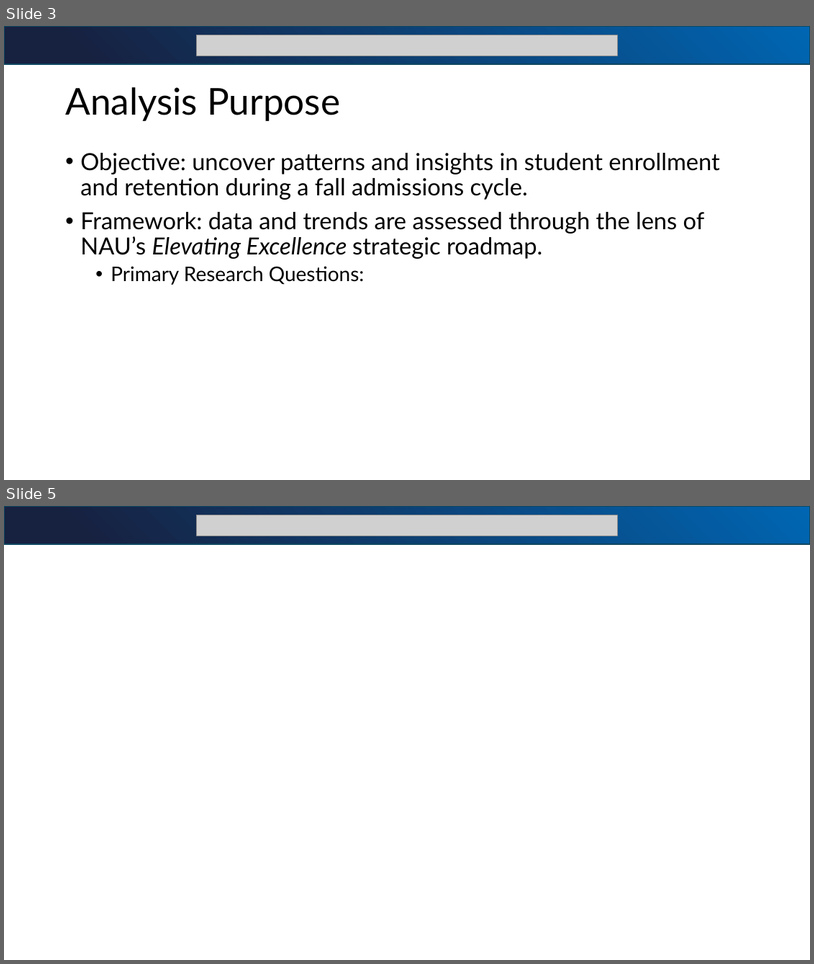
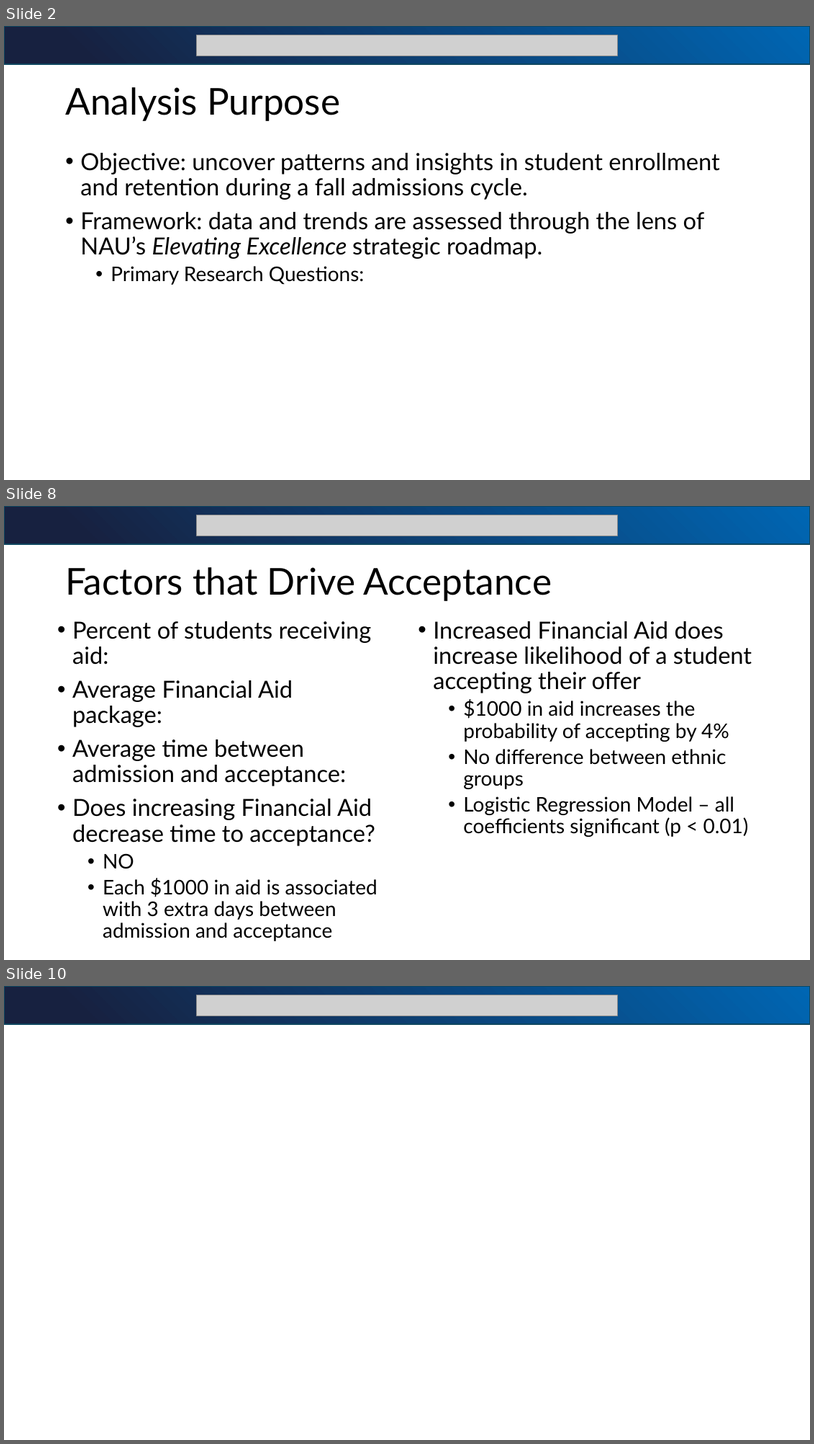
Before and after one commit to bjjefferies/bia_sr_sem_presentation, a slide deck: BIA_SEM_Presentation.pptx. Shown one above the other, each under a label of ours: slides 3 and 5 before the commit, slides 2, 8 and 10 after it; the slides between them are not shown. The pictures are 814x964 and 814x1444 pixels, drawn with LibreOffice and Linux fonts; fonts in the diff are those of the drawing; grey boxes stand for pictures. Boxes give left, top, right and bottom in pixels: in the first picture for what was removed or moved away, otherwise in the second. Text is boxed around its words. In the diff, an @@ line names an element or a change of style, - is before the commit and + after.

```diff
--- a/BIA_SEM_Presentation.pptx
+++ b/BIA_SEM_Presentation.pptx
@@ slide 8 added at [4, 506, 810, 960], background #FFFFFF @@
@@ rectangle added at [4, 506, 810, 544], fill gradient #172140 to #0066B3, outline #104760 1.5 pt @@
@@ picture added at [197, 515, 618, 536] @@
@@ title added at [65, 567, 553, 601], 44 pt, text #000000 @@
+Factors that Drive Acceptance
@@ text added at [72, 621, 378, 941], 28 pt, text #000000 @@
+• Percent of students receiving aid:
+• Average Financial Aid package:
+• Average time between admission and acceptance:
+• Does increasing Financial Aid decrease time to acceptance?
+  • NO
+  • Each $1000 in aid is associated with 3 extra days between admission and acceptance
@@ text added at [433, 621, 752, 836], 24 pt, text #000000 @@
+• Increased Financial Aid does increase likelihood of a student accepting their offer
+  • $1000 in aid increases the probability of accepting by 4%
+  • No difference between ethnic groups
+  • Logistic Regression Model – all coefficients significant (p < 0.01)
@@ what was slide 3 is now slide 2 @@
@@ what was slide 5 is now slide 10 @@
```
Also in this commit, not shown: 2 slides changed, 8 other slides added, 1 slide removed, 8 other files.
